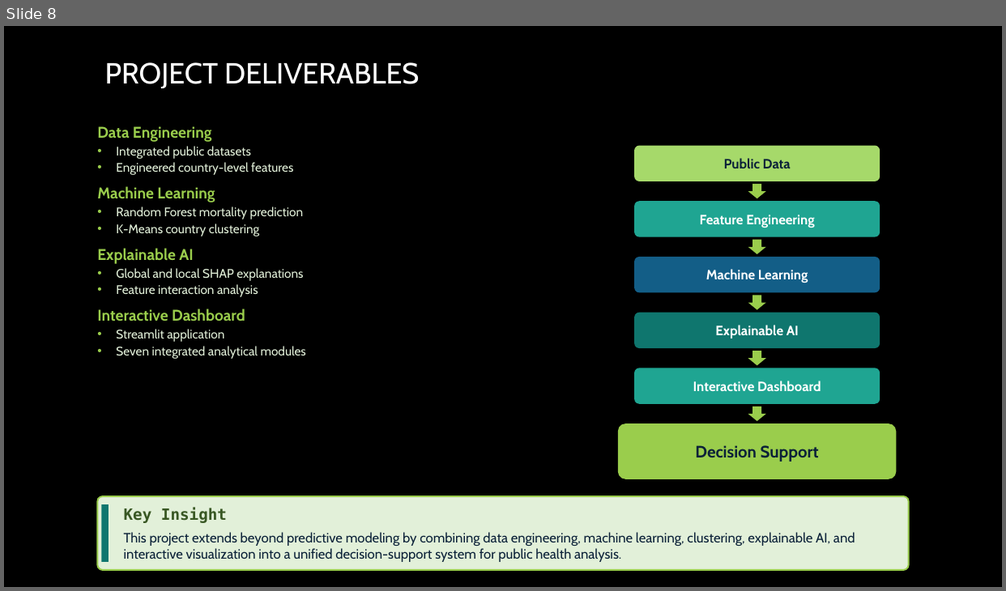
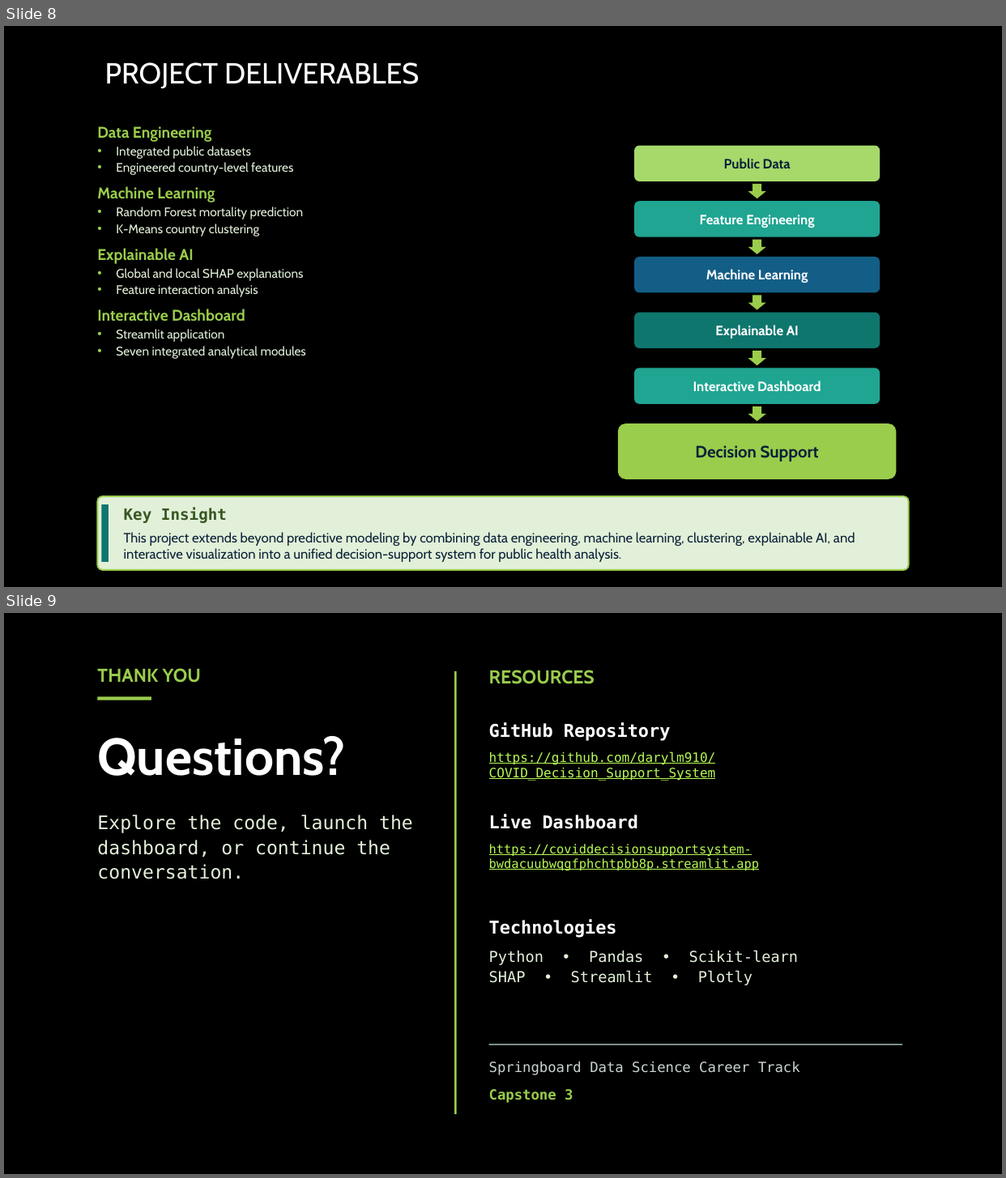
Before and after one commit to darylm910/COVID_Decision_Support_System, a slide deck: reports/COVID_Capstone3_Presentation.pptx. Shown one above the other, each under a label of ours: slide 8 before the commit, slides 8 and 9 after it. The pictures are 1006x591 and 1006x1178 pixels, drawn with LibreOffice and Linux fonts; fonts in the diff are those of the drawing; background and template pictures are left out. Boxes give left, top, right and bottom in pixels: in the first picture for what was removed or moved away, otherwise in the second. Text is boxed around its words. In the diff, an @@ line names an element or a change of style, - is before the commit and + after.

```diff
--- a/reports/COVID_Capstone3_Presentation.pptx
+++ b/reports/COVID_Capstone3_Presentation.pptx
@@ slide 9 added at (4, 613, 1002, 1174), background picture (left out) @@
@@ text added at (97, 668, 201, 683), 18 pt, text #9ACD4C, bold @@
+THANK YOU
@@ rectangle added at (454, 671, 457, 1114), fill #9ACD4C @@
@@ text added at (489, 670, 594, 684), 18 pt, text #9ACD4C, bold @@
+RESOURCES
@@ rectangle added at (98, 697, 151, 700), fill #9ACD4C @@
@@ text added at (489, 722, 671, 741), 17 pt, text #FFFFFF, bold @@
+GitHub Repository
@@ text added at (97, 736, 346, 776), 50 pt, text #FFFFFF, bold @@
+Questions?
@@ text added at (489, 752, 716, 781), 12.5 pt, text #B8FA56, underline @@
+https://github.com/darylm910/COVID_Decision_Support_System
@@ text added at (97, 815, 413, 879), 18 pt, text #E2F0D9 @@
+Explore the code, launch the dashboard, or continue the conversation.
@@ text added at (489, 814, 638, 829), 17 pt, text #FFFFFF, bold @@
+Live Dashboard
@@ text added at (489, 844, 759, 871), 12 pt, text #B8FA56, underline @@
+https://coviddecisionsupportsystem-bwdacuubwqgfphchtpbb8p.streamlit.app
@@ text added at (489, 919, 617, 938), 17 pt, text #FFFFFF, bold @@
+Technologies
@@ text added at (489, 950, 799, 986), 14.5 pt, text #E2F0D9 @@
+Python • Pandas • Scikit-learn
+SHAP • Streamlit • Plotly
@@ rectangle added at (489, 1044, 902, 1046), fill #7B8E8A @@
@@ text added at (489, 1062, 800, 1076), 13.5 pt, text #C8D5D2 @@
+Springboard Data Science Career Track
@@ text added at (489, 1089, 573, 1103), 13.5 pt, text #9ACD4C, bold @@
+Capstone 3
```
Also in this commit, not shown: 1 slide removed.
